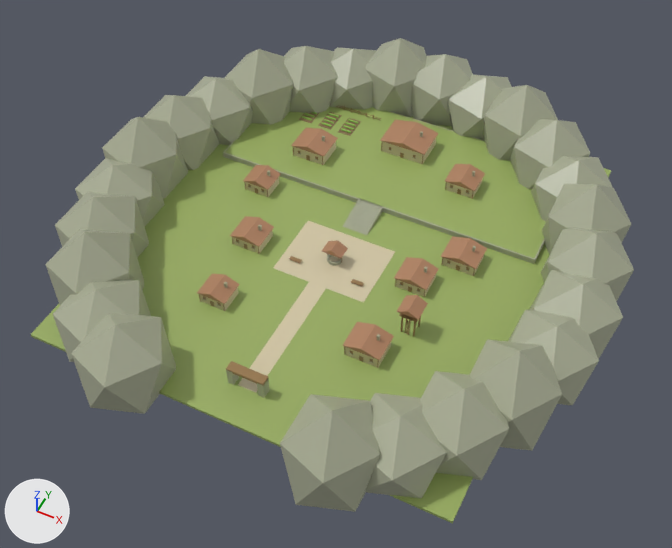
Two versions of the OBJ model Assets/Resources/Village/Mossbell.obj, one commit apart.
Before and after are seen from a 50 mm lens placed at (91.4, -188.8, 220.8), pointed at (1.2, -8.5, -4.6). Lighting does not change. The marker at lower left points along +X, +Y and +Z. The picture after the commit comes second. Where no turn or scale is listed for an object, it has been applied to the vertices.

In view in the first picture: 'Grass', 'HousePlaster', 'RoofTiles', 'Stone', 'Wood' and 2 more.
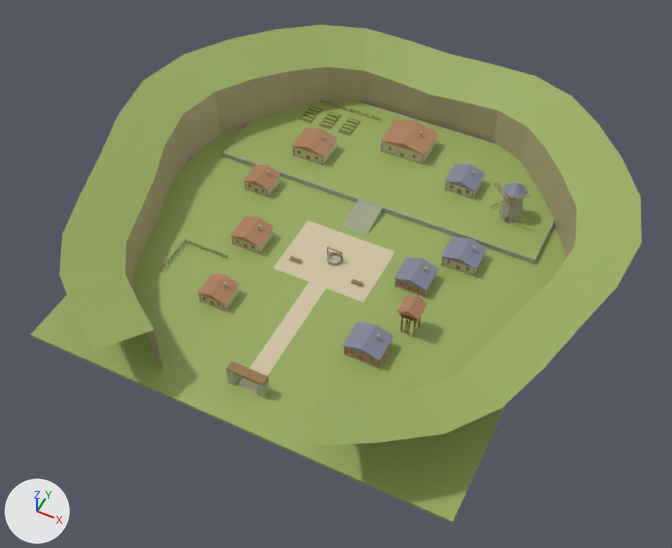
Commit message: Refine Mossbell architecture using supplied Kakariko N64 references

Boxes (x1, y1, x2, y2) around the edits, measured in the pictures (672 x 548 px):
'Grass', reshaped
    before: (31, 107, 611, 523)
    after: (31, 25, 642, 523)
'Stone', reshaped (53% narrower, 44% shorter)
    before: (45, 38, 634, 512)
    after: (202, 131, 476, 398)
'EarthCliff', added
    after: (125, 67, 577, 367)
'RoofSlate', added
    after: (342, 164, 527, 360)
'Masonry', added
    after: (201, 101, 555, 368)
'Brick', added
    after: (345, 275, 436, 367)
part 1 of me_grass, added (green)
    after: (59, 25, 642, 446)
part 2 of me_rooftiles, deleted (brown)
    before: (342, 322, 394, 360)
part 3 of me_rooftiles, deleted (brown)
    before: (445, 164, 485, 191)
part 4 of me_rooftiles, deleted (brown)
    before: (394, 257, 439, 290)
part 5 of me_rooftiles, deleted
    before: (322, 240, 348, 258)
part 6 of me_rooftiles, deleted (brown)
    before: (441, 236, 487, 269)
part 7 of me_stone, deleted
    before: (45, 38, 634, 512)

What the commit changed:
Material 'RoofSlate' (mat_roofslate) is new.
Its base color is (0.22, 0.24, 0.32) (grey #818699).
Its roughness is 0.4.
Material 'Masonry' (mat_masonry) is new.
Its base color is (0.39, 0.4, 0.31) (grey #a8aa97).
Its roughness is 0.4.
Material 'EarthCliff' (mat_earthcliff) is new.
Its base color is (0.46, 0.39, 0.24) (beige #b5a886).
Its roughness is 0.4.
Material 'Brick' (mat_brick) is new.
Its base color is (0.46, 0.24, 0.17) (brown #b58673).
Its roughness is 0.4.
me_grass is used by ob_grass; location (0.0, 0.0, 0.0).
me_grass had 16 vertices, 12 faces and spanned x -68.0..68.0, y -75.0..75.0, z -1.0..2.0.
me_grass now has 74 vertices, 40 faces and spans x -87.0..87.0, y -84.0..87.0, z -1.0..26.0.
me_grass part 1: a new loose piece of 58 vertices spanning x -87.0..87.0, y -84.0..87.0, z 14.0..26.0, in mat_grass (green #99ad61).
me_rooftiles is used by ob_rooftiles; location (0.0, 0.0, 0.0).
me_rooftiles had 66 vertices, 55 faces and spanned x -43.0..43.0, y -41.5..58.5, z 4.0..12.0.
me_rooftiles now has 36 vertices, 30 faces and spans x -43.0..36.5, y -41.5..58.5, z 4.0..12.0.
me_rooftiles part 2: the loose piece of 6 vertices spanning x 19.0..31.0, y -40.0..-30.0, z 4.5..6.5 is deleted.
me_rooftiles part 3: the loose piece of 6 vertices spanning x 19.5..30.5, y 37.0..47.0, z 6.0..8.0 is deleted.
me_rooftiles part 4: the loose piece of 6 vertices spanning x 21.5..32.5, y -9.0..1.0, z 4.0..6.0 is deleted.
me_rooftiles part 5: the loose piece of 6 vertices spanning x -3.5..3.5, y -9.5..-4.5, z 4.8..6.8 is deleted.
me_rooftiles part 6: the loose piece of 6 vertices spanning x 31.0..43.0, y 6.0..16.0, z 4.0..6.0 is deleted.
me_stone is used by ob_stone; location (0.0, 0.0, 0.0).
me_stone had 804 vertices, 878 faces and spanned x -89.0..89.0, y -87.0..96.0, z -14.0..26.0.
me_stone now has 400 vertices, 300 faces and spans x -41.0..41.0, y -64.0..53.0, z 0.0..10.0.
me_stone part 7: 38 loose pieces with 404 vertices, spanning x -89.0..89.0, y -87.0..96.0, z -14.0..26.0, are deleted.
Mesh me_roofslate is new.
It has 35 vertices, 31 faces and spans x 19.0..47.6, y -40.0..47.0, z 4.0..16.0.
It uses material mat_roofslate (grey #818699).
Mesh me_masonry is new.
It has 164 vertices, 120 faces and spans x -58.0..58.0, y -41.1..68.0, z 0.0..13.0.
It uses material mat_masonry (grey #a8aa97).
Mesh me_earthcliff is new.
It has 58 vertices, 28 faces and spans x -69.3..69.3, y -67.7..69.7, z -1.0..19.9.
It uses material mat_earthcliff (beige #b5a886).
Mesh me_brick is new.
It consists of a box spanning x 19.5..30.5, y -39.5..-30.5, z 0.0..4.5; a box spanning x 22.0..32.0, y -8.5..0.5, z 0.0..4.0.
It uses material mat_brick (brown #b58673).
Object 'RoofSlate' (ob_roofslate) is new; it shows me_roofslate.
Its location is (0.0, 0.0, 0.0).
Object 'Masonry' (ob_masonry) is new; it shows me_masonry.
Its location is (0.0, 0.0, 0.0).
Object 'EarthCliff' (ob_earthcliff) is new; it shows me_earthcliff.
Its location is (0.0, 0.0, 0.0).
Object 'Brick' (ob_brick) is new; it shows me_brick.
Its location is (0.0, 0.0, 0.0).
